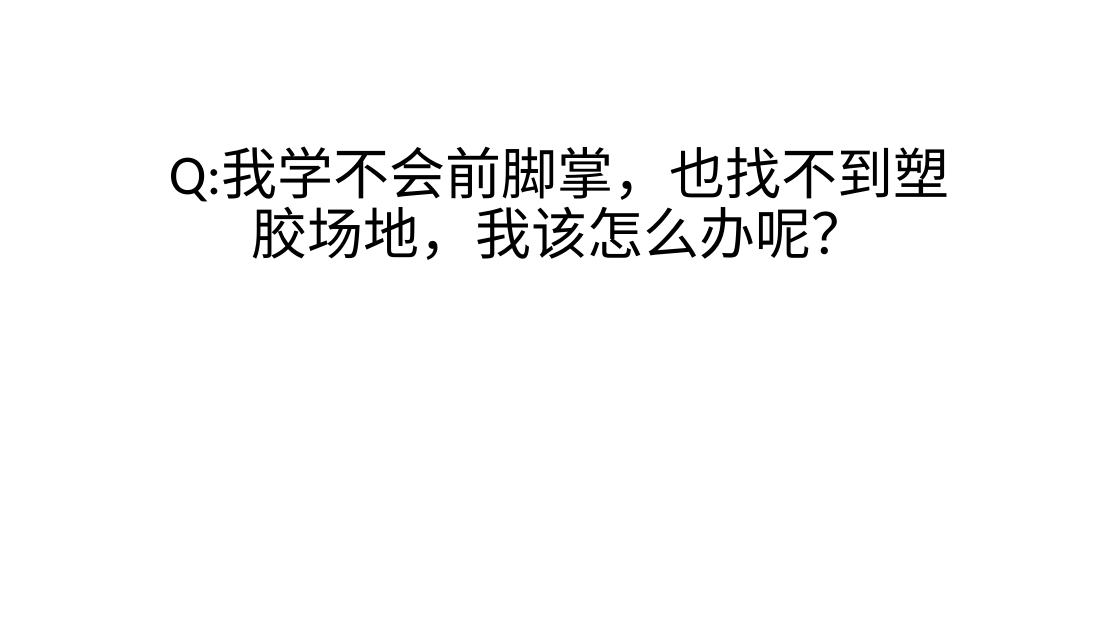
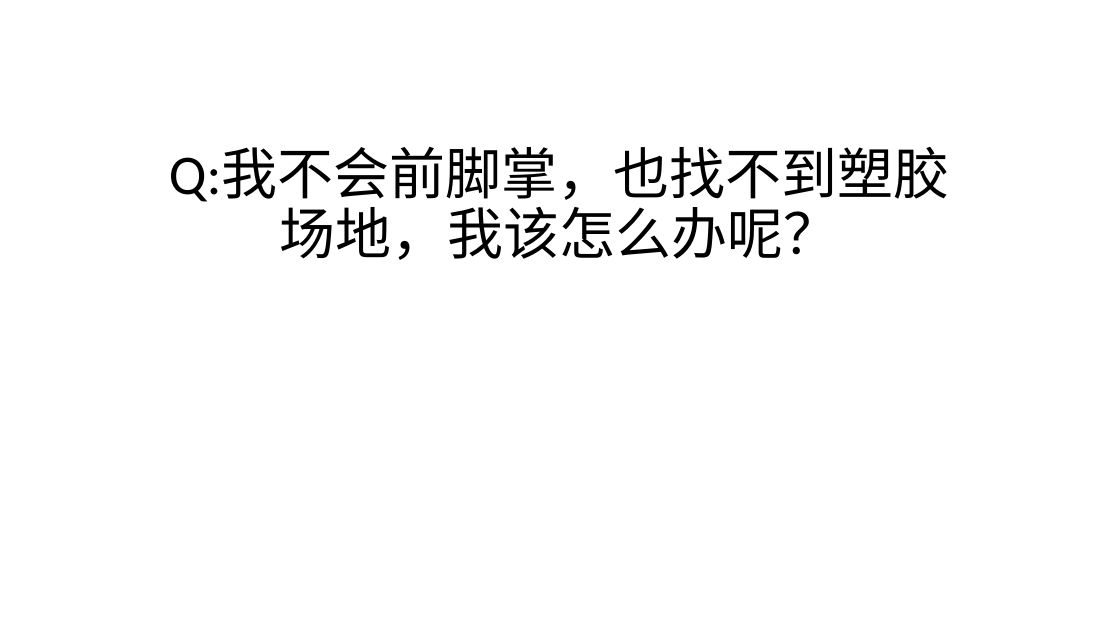
Before and after one commit to FredJiangFei/freetalk, a slide deck: slide 7 of 跑鞋/prod.pptx. Drawn at 1120x630 pixels with LibreOffice and Linux fonts; fonts in the diff are those of the drawing. Boxes give left, top, right and bottom in pixels: in the first picture for what was removed or moved away, otherwise in the second. Text is boxed around its words. In the diff, an @@ line names an element or a change of style, - is before the commit and + after.

```diff
--- a/跑鞋/prod.pptx
+++ b/跑鞋/prod.pptx
@@ text at (x1=169, y1=147, x2=950, y2=260): text changed @@
-Q:我学不会前脚掌，也找不到塑胶场地，我该怎么办呢？
+Q:我不会前脚掌，也找不到塑胶场地，我该怎么办呢？
```
Also in this commit, not shown: 6 other slides changed, 1 slide added, 3 slides removed.
